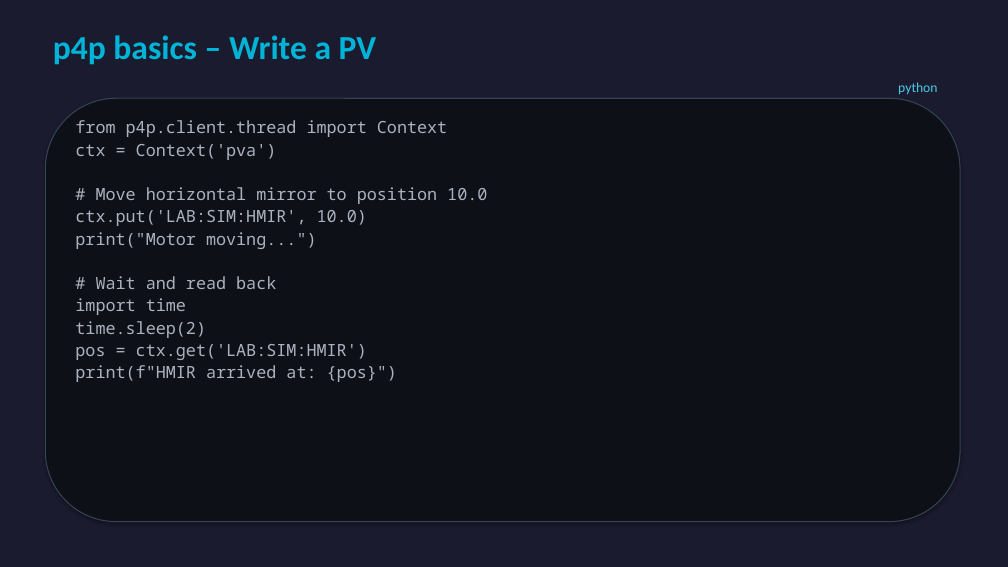
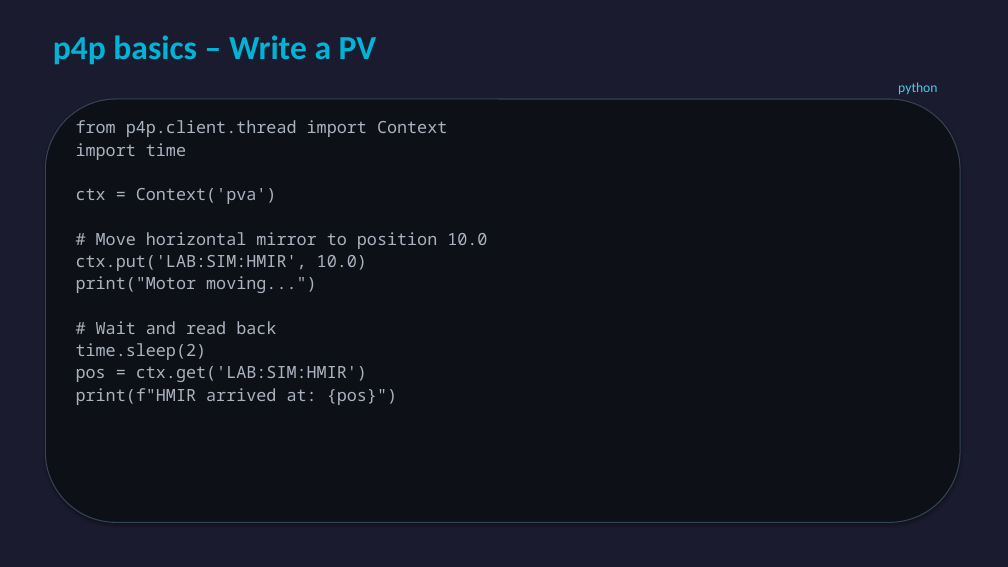
Before and after one commit to infn-epics/epik8s-training-lab, a slide deck: slide 22 of docs/EPICS_Training.pptx (slide 23 before the commit). Drawn at 1008x567 pixels with LibreOffice and Linux fonts; fonts in the diff are those of the drawing. Boxes give left, top, right and bottom in pixels: in the first picture for what was removed or moved away, otherwise in the second. Text is boxed around its words. In the diff, an @@ line names an element or a change of style, - is before the commit and + after.

```diff
--- a/docs/EPICS_Training.pptx
+++ b/docs/EPICS_Training.pptx
@@ text at (76, 143, 186, 160): paragraph added @@
+import time
@@ text at (75, 298, 186, 315): paragraph removed @@
-import time
```
Also in this commit, not shown: 5 other slides changed, 1 slide added, 1 slide removed.
